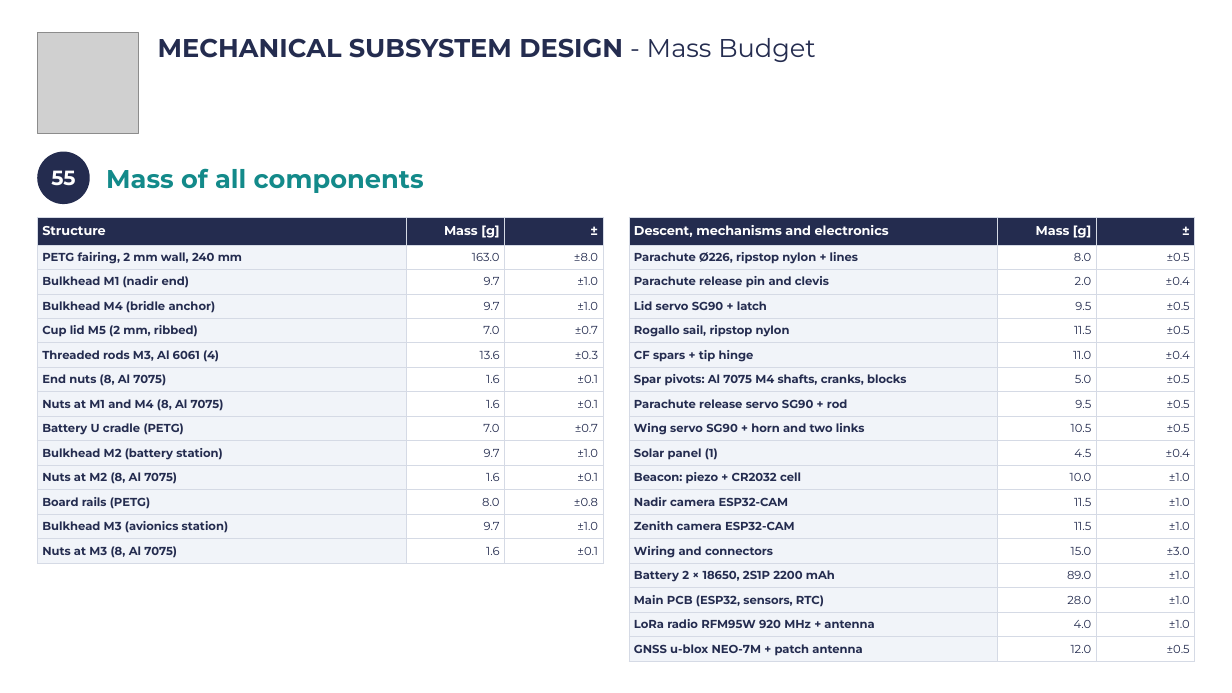
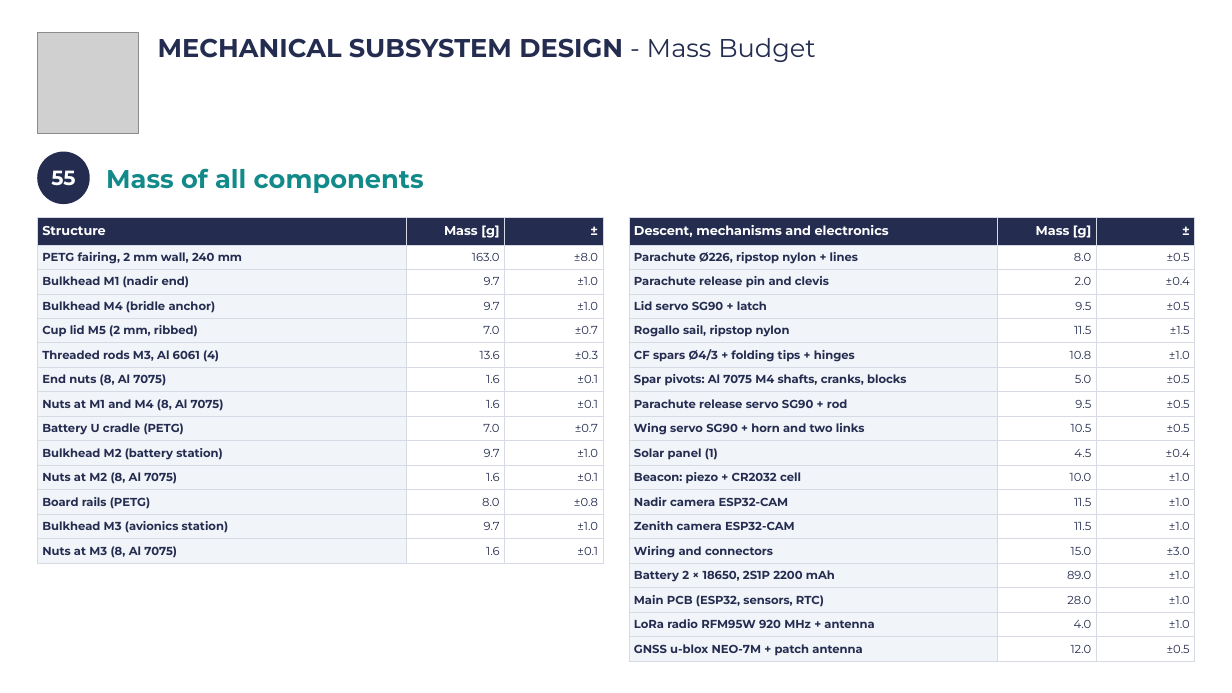
Before and after one commit to Caetano18/proyecto, a slide deck: slide 58 of cansat_pdr/laminas_plantilla/CanSat_PDR_Hermes_V2.pptx. Drawn at 1232x693 pixels with LibreOffice and Linux fonts; fonts in the diff are those of the drawing; grey boxes stand for pictures; background and template pictures are left out. Boxes give left, top, right and bottom in pixels: in the first picture for what was removed or moved away, otherwise in the second. Text is boxed around its words. In the diff, an @@ line names an element or a change of style, - is before the commit and + after.

```diff
--- a/cansat_pdr/laminas_plantilla/CanSat_PDR_Hermes_V2.pptx
+++ b/cansat_pdr/laminas_plantilla/CanSat_PDR_Hermes_V2.pptx
@@ table at <box>629,217,1194,661</box> @@
-row 5, column 3: ±0.5
+row 5, column 3: ±1.5
-row 6: CF spars + tip hinge | 11.0 | ±0.4
+row 6: CF spars Ø4/3 + folding tips + hinges | 10.8 | ±1.0
```
Also in this commit, not shown: 12 other slides changed, 33 other files.
